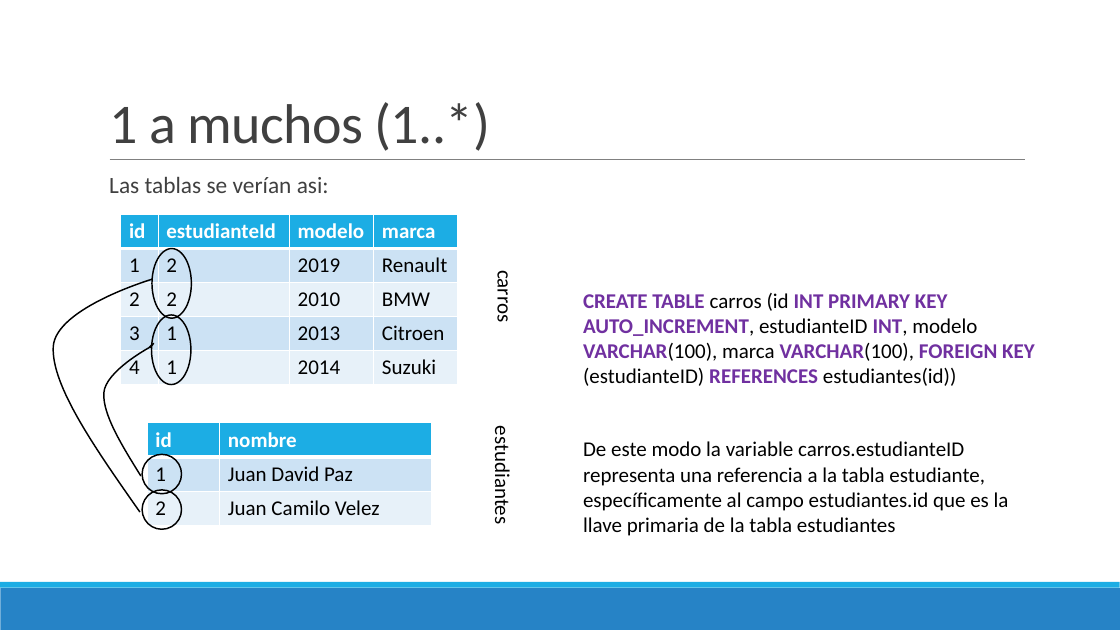
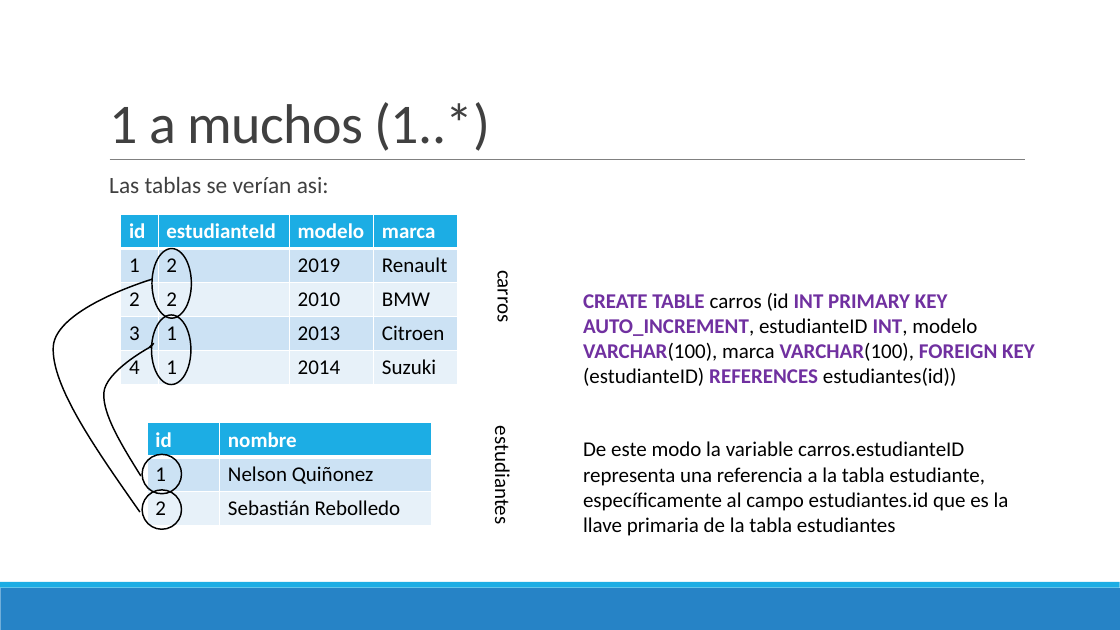
Before and after one commit to Domiciano/ProgramRed192, a slide deck: slide 5 of Clase10/Presentación.pptx. Drawn at 1120x630 pixels with LibreOffice and Linux fonts; fonts in the diff are those of the drawing. Boxes give left, top, right and bottom in pixels: in the first picture for what was removed or moved away, otherwise in the second. Text is boxed around its words. In the diff, an @@ line names an element or a change of style, - is before the commit and + after.

```diff
--- a/Clase10/Presentación.pptx
+++ b/Clase10/Presentación.pptx
@@ table at (x1=147, y1=423, x2=431, y2=526) @@
-row 2, column 2: Juan David Paz
+row 2, column 2: Nelson Quiñonez
-row 3, column 2: Juan Camilo Velez
+row 3, column 2: Sebastián Rebolledo
```
Also in this commit, not shown: 3 other slides changed, 7 slides added.
